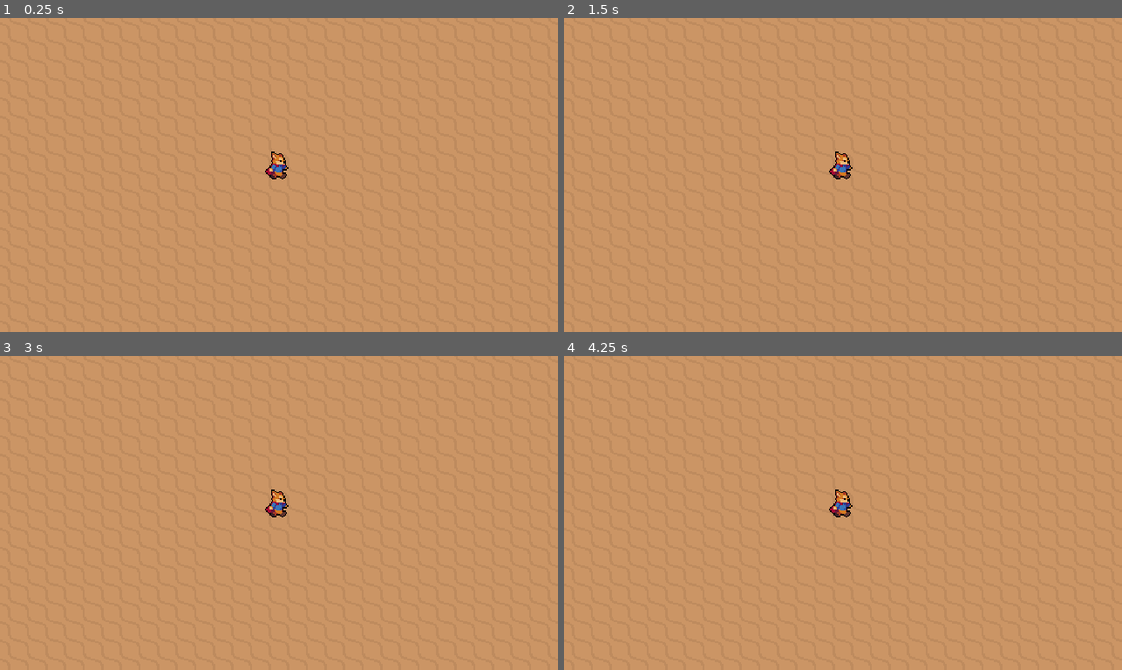
Above: before the commit, frames 1-4 (two rows, left to right).
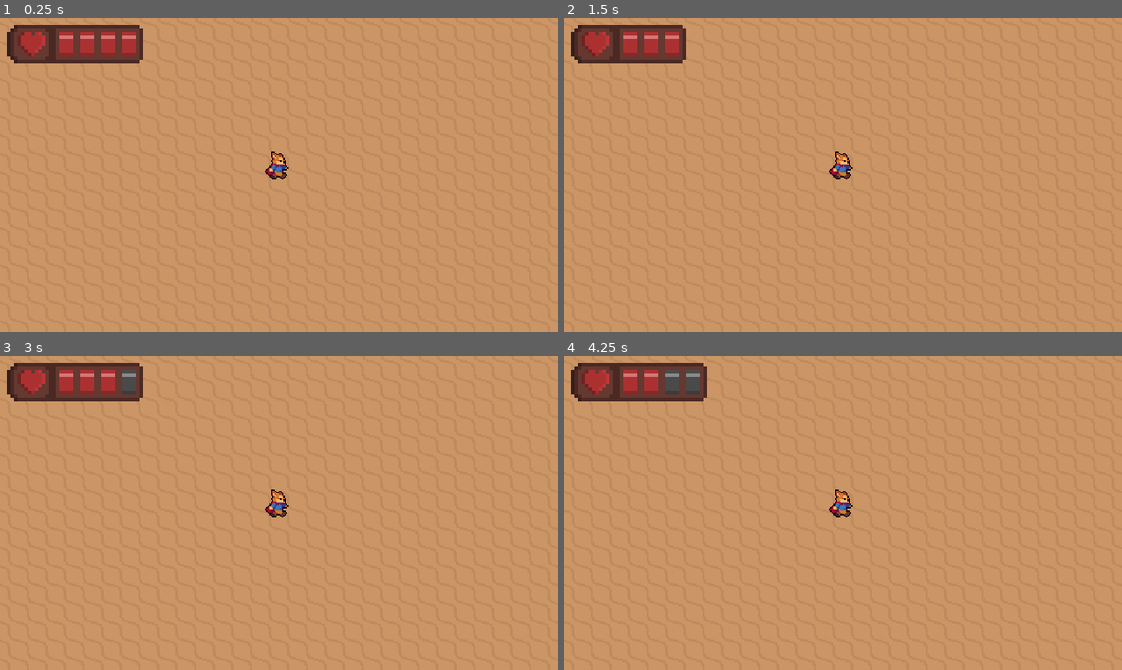
Above: after the commit, the same moments.

Repository: noelr21/Project-Warioware
Game: Godot game, scene res://Scenes/World/Noel-Alpha.tscn
Two runs of this game, one before a commit and one after it. Both use one fixed random seed, a clock stepped at 60 frames per second and the inputs below.
Inputs:
- Up to frame 1 (0.25 s): no input
- Up to frame 2 (1.5 s): tap Enter at 0.5 s; hold Keypad 6 (debug_right, bound only after the commit) 0.53-1.28 s; tap Space at 1.25 s; hold Keypad 2 (debug_down, bound only after the commit) from 1.28 s (still down)
- Up to frame 3 (3 s): tap Enter at 2 s; release Keypad 2 (debug_down, bound only after the commit) at 2.03 s; hold Keypad 6 (debug_right, bound only after the commit) 2.03-2.78 s; tap Space at 2.75 s; hold Keypad 8 (debug_up, bound only after the commit) from 2.78 s (still down)
- Up to frame 4 (4.25 s): tap Enter at 3.5 s; release Keypad 8 (debug_up, bound only after the commit) at 3.53 s; hold Keypad 4 (debug_left, bound only after the commit) from 3.53 s (still down)

The runs differ from the first frame. In frame 1, 2.9% of the frame differs, in the area x 1-26%, y 2-15%; in frame 2, 2.4%; in frame 3, 2.9%; in frame 4, 2.9%.

Commit message:
Changed up the health bar asset's formating and implemented a basic health bar.

Diff:
--- /dev/null
+++ b/Scenes/UI/HealthUI.tscn
@@ -0,0 +1,56 @@
+[gd_scene load_steps=6 format=2]
+
+[ext_resource path="res://Scripts/UI/HealthUI/HealthUI.gd" type="Script" id=1]
+[ext_resource path="res://Sprites/sprite-sheets/HealthBarStart.png" type="Texture" id=2]
+[ext_resource path="res://Sprites/sprite-sheets/HealthBarEnd.png" type="Texture" id=3]
+[ext_resource path="res://Sprites/sprite-sheets/HealthNodeEmpty.png" type="Texture" id=4]
+[ext_resource path="res://Sprites/sprite-sheets/HealthNodeFull.png" type="Texture" id=5]
+
+[node name="HealthBarUI" type="Control"]
+margin_right = 21.0
+margin_bottom = 11.0
+rect_scale = Vector2( 2, 2 )
+script = ExtResource( 1 )
+__meta__ = {
+"_edit_use_anchors_": false
+}
+
+[node name="HealthNodeEmpty" type="TextureRect" parent="."]
+margin_left = 14.0
+margin_right = 20.0
+margin_bottom = 11.0
+texture = ExtResource( 4 )
+expand = true
+stretch_mode = 2
+__meta__ = {
+"_edit_use_anchors_": false
+}
+
+[node name="HealthNodeFull" type="TextureRect" parent="."]
+margin_left = 14.0
+margin_right = 20.0
+margin_bottom = 11.0
+texture = ExtResource( 5 )
+expand = true
+stretch_mode = 2
+__meta__ = {
+"_edit_use_anchors_": false
+}
+
+[node name="HealthBarStart" type="TextureRect" parent="."]
+margin_right = 14.0
+margin_bottom = 11.0
+texture = ExtResource( 2 )
+__meta__ = {
+"_edit_use_anchors_": false
+}
+
+[node name="HealthBarEnd" type="TextureRect" parent="."]
+margin_left = 20.0
+margin_top = 1.0
+margin_right = 21.0
+margin_bottom = 10.0
+texture = ExtResource( 3 )
+__meta__ = {
+"_edit_use_anchors_": false
+}
--- a/Scenes/World/Noel-Alpha.tscn
+++ b/Scenes/World/Noel-Alpha.tscn
@@ -1,7 +1,8 @@
-[gd_scene load_steps=3 format=2]
+[gd_scene load_steps=4 format=2]
 
 [ext_resource path="res://Scenes/Rooms/SampleRoom.tscn" type="PackedScene" id=1]
 [ext_resource path="res://Player/Player.tscn" type="PackedScene" id=2]
+[ext_resource path="res://Scenes/UI/HealthUI.tscn" type="PackedScene" id=3]
 
 [node name="Level" type="Node2D"]
 
@@ -33,13 +34,23 @@
 
 [node name="Player" parent="." instance=ExtResource( 2 )]
 position = Vector2( 324, 188 )
-ACCELERATION = 550
+ACCELERATION = 1000
 MAX_SPEED = 140
+FRICTION = 1000
 
 [node name="Camera2D" type="Camera2D" parent="Player"]
 current = true
 zoom = Vector2( 1.5, 1.5 )
 
+[node name="CanvasLayer" type="CanvasLayer" parent="."]
+
+[node name="HealthUI" parent="CanvasLayer" instance=ExtResource( 3 )]
+margin_left = 4.0
+margin_top = 4.0
+margin_right = 4.0
+margin_bottom = 4.0
+debug = true
+
 [editable path="Room"]
 [editable path="Room2"]
 [editable path="Room3"]
--- /dev/null
+++ b/Scripts/UI/HealthUI/HealthUI.gd
@@ -0,0 +1,46 @@
+extends Control
+
+#TODO create support for different types of hearts
+
+var health = 4 setget set_health
+var max_health = 4 setget set_max_health
+
+onready var healthNodeEmpty = $HealthNodeEmpty
+onready var healthNodeFull = $HealthNodeFull
+onready var healthBarEnd = $HealthBarEnd
+
+export(bool) var debug = false
+
+func set_health(value):
+	health = clamp(value, 0, max_health)
+	# Make sure healthNodeFull is assigned
+	if healthNodeFull != null:
+		healthNodeFull.rect_size.x = health * 6  # Add another full health node. Equation logic: health(amount of nodes) * 6(x size of node sprite)
+
+func set_max_health(value):
+	max_health = max(value, 1)
+	self.health = min(health, max_health) # Making sure health never goes higher than max health
+	# Make sure healthNodeEmpty is assigned
+	if healthNodeEmpty != null:
+		healthNodeEmpty.rect_size.x = max_health * 6  # Add another empty health node. Equation logic: max_health(amount of nodes) * 6(x size of node sprite)
+		set_healthbar_end_position()
+
+func set_healthbar_end_position():
+	if healthBarEnd != null:
+		healthBarEnd.rect_position.x = max_health * 6 + 14 	# Move the health bar to fit new health nodes. Equation logic: max_health(amount of nodes) * 6(x size of node sprite) + 14(x size of bar start sprite)
+
+func _ready():
+	self.health = health
+	self.max_health = max_health
+
+func _physics_process(delta):
+	if !debug:
+		return
+	if Input.is_action_just_pressed("debug_up"):
+		set_max_health(max_health + 1)
+	elif Input.is_action_just_pressed("debug_down"):
+		set_max_health(max_health - 1)
+	if Input.is_action_just_pressed("debug_right"):
+		set_health(health + 1)
+	elif Input.is_action_just_pressed("debug_left"):
+		set_health(health - 1)
--- a/project.godot
+++ b/project.godot
@@ -22,6 +22,29 @@
 window/size/test_height=540
 window/stretch/mode="2d"
 
+[input]
+
+debug_up={
+"deadzone": 0.5,
+"events": [ Object(InputEventKey,"resource_local_to_scene":false,"resource_name":"","device":0,"alt":false,"shift":false,"control":false,"meta":false,"command":false,"pressed":false,"scancode":16777358,"physical_scancode":0,"unicode":0,"echo":false,"script":null)
+ ]
+}
+debug_down={
+"deadzone": 0.5,
+"events": [ Object(InputEventKey,"resource_local_to_scene":false,"resource_name":"","device":0,"alt":false,"shift":false,"control":false,"meta":false,"command":false,"pressed":false,"scancode":16777352,"physical_scancode":0,"unicode":0,"echo":false,"script":null)
+ ]
+}
+debug_left={
+"deadzone": 0.5,
+"events": [ Object(InputEventKey,"resource_local_to_scene":false,"resource_name":"","device":0,"alt":false,"shift":false,"control":false,"meta":false,"command":false,"pressed":false,"scancode":16777354,"physical_scancode":0,"unicode":0,"echo":false,"script":null)
+ ]
+}
+debug_right={
+"deadzone": 0.5,
+"events": [ Object(InputEventKey,"resource_local_to_scene":false,"resource_name":"","device":0,"alt":false,"shift":false,"control":false,"meta":false,"command":false,"pressed":false,"scancode":16777356,"physical_scancode":0,"unicode":0,"echo":false,"script":null)
+ ]
+}
+
 [layer_names]
 
 2d_physics/layer_1="World"
Binary file added: Sprites/sprite-sheets/HealthBarEnd.png
Not shown, added: Sprites/sprite-sheets/HealthBarEnd.png.import
Binary file added: Sprites/sprite-sheets/HealthBarStart.png
Not shown, added: Sprites/sprite-sheets/HealthBarStart.png.import
Binary file added: Sprites/sprite-sheets/HealthNodeEmpty.png
Not shown, added: Sprites/sprite-sheets/HealthNodeEmpty.png.import
Binary file added: Sprites/sprite-sheets/HealthNodeFull.png
Not shown, changed: Sprites/sprite-sheets/HealthNodeFull.png.import
Binary file removed: Sprites/sprite-sheets/Player-healthbar.png
